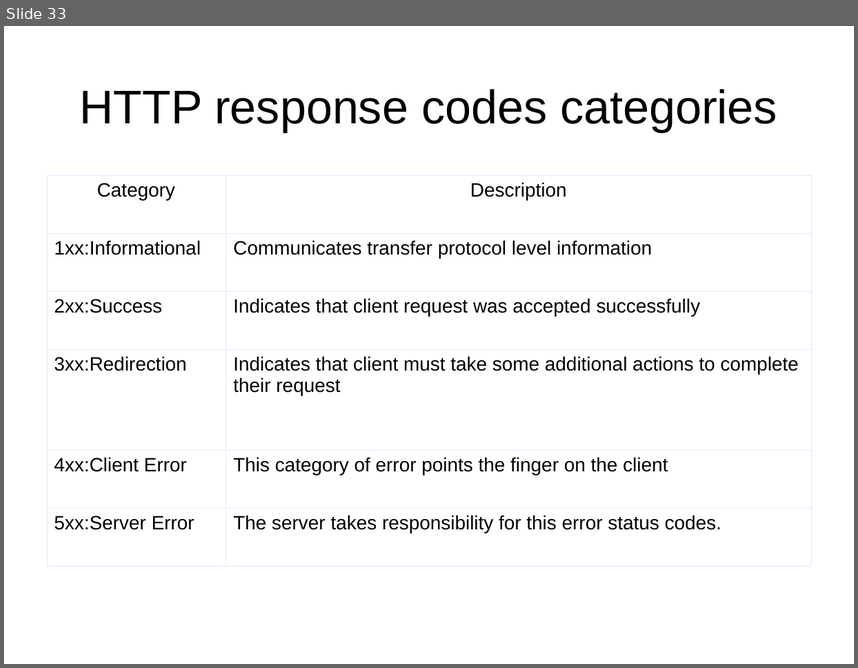
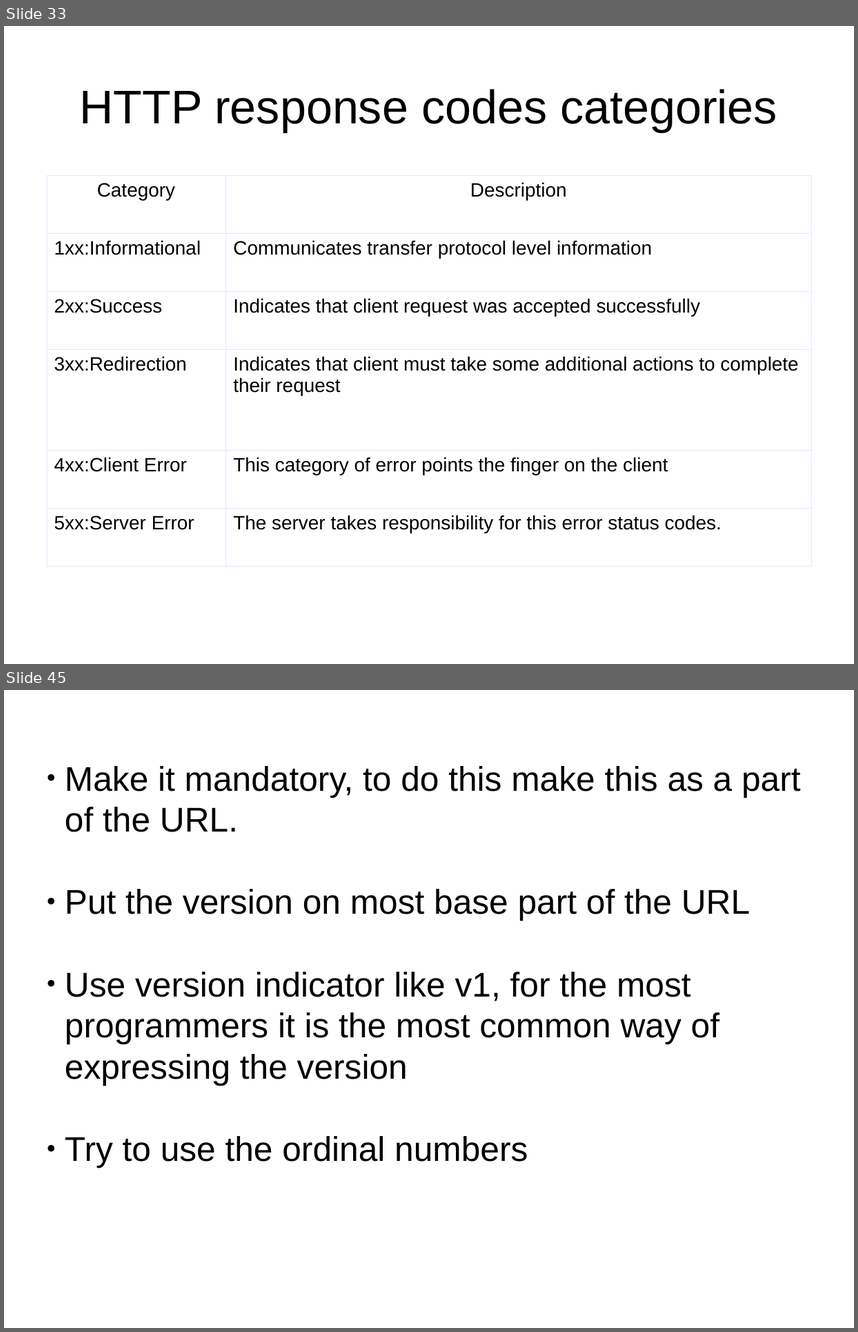
Before and after one commit to netzu/rest-presentation, a slide deck: RestfulFundaments.odp. Shown one above the other, each under a label of ours: slide 33 before the commit, slides 33 and 45 after it; the slides between them are not shown. The pictures are 858x668 and 858x1332 pixels, drawn with LibreOffice and Linux fonts; fonts in the diff are those of the drawing. Boxes give left, top, right and bottom in pixels: in the first picture for what was removed or moved away, otherwise in the second. Text is boxed around its words. In the diff, an @@ line names an element or a change of style, - is before the commit and + after.

```diff
--- a/RestfulFundaments.odp
+++ b/RestfulFundaments.odp
@@ slide 45 added at (x1=4, y1=690, x2=854, y2=1328), background #FFFFFF @@
@@ subtitle added at (x1=65, y1=766, x2=801, y2=1167), 32 pt, text #000000 @@
+● Make it mandatory, to do this make this as a part of the URL.
+● Put the version on most base part of the URL
+● Use version indicator like v1, for the most programmers it is the most common way of expressing the version
+● Try to use the ordinal numbers
```
Also in this commit, not shown: 2 slides changed, 16 other slides added, 1 other file.
